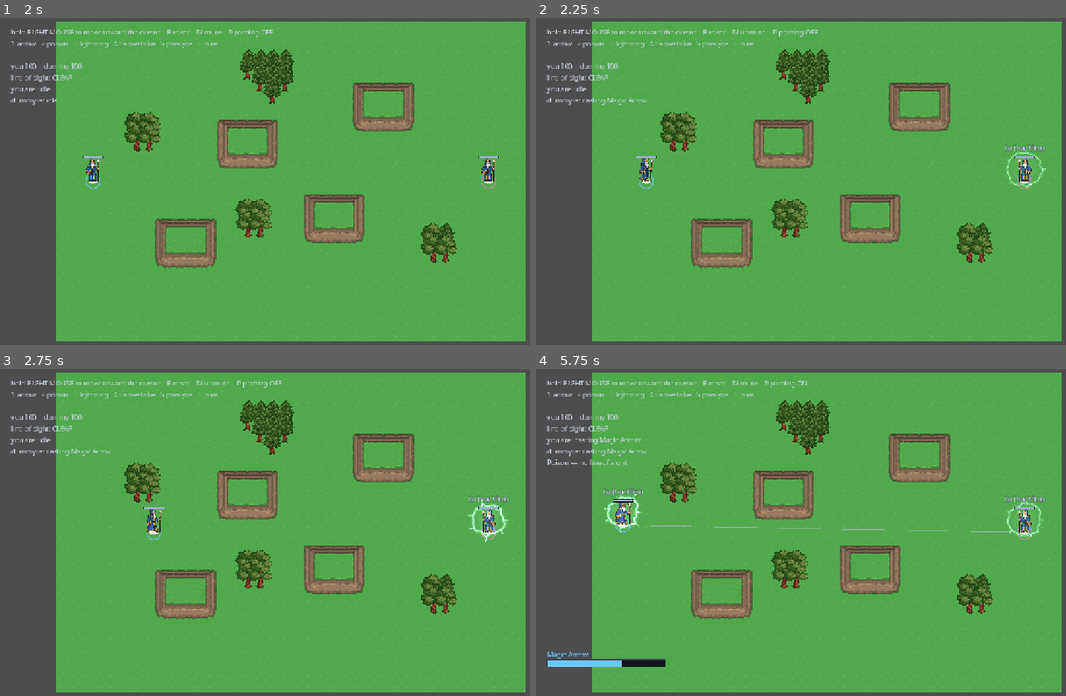
Above: before the commit, frames 1-4 (two rows, left to right).
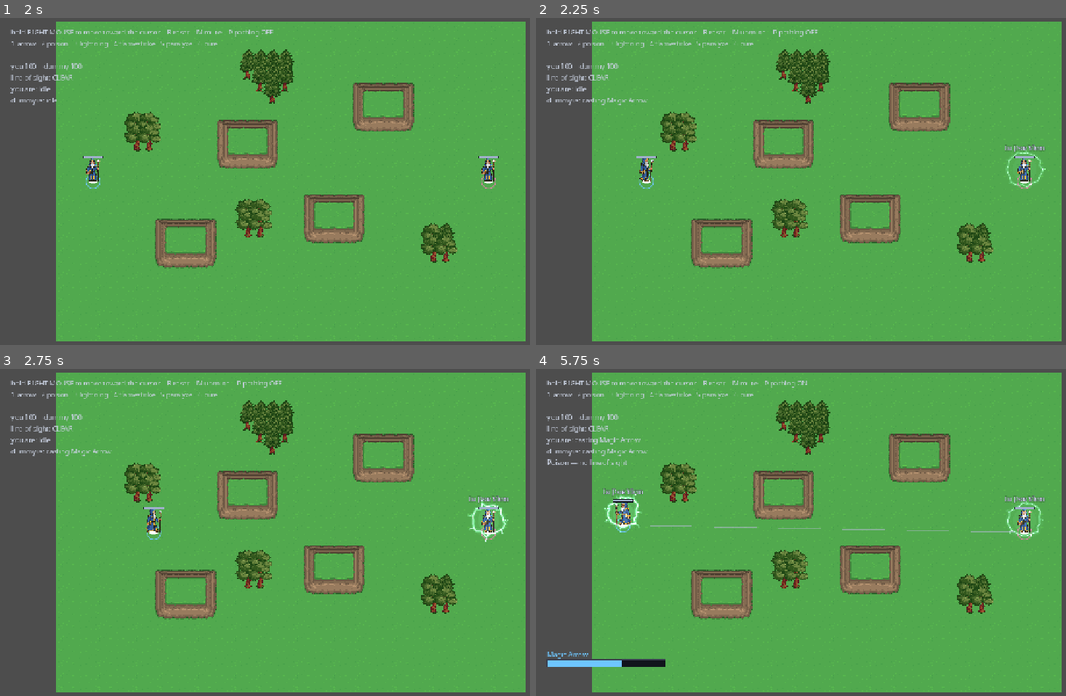
Above: after the commit, the same moments.

Repository: sirdeaz/uo-arena
Game: Godot game, scene res://autoload/boot.tscn
Same seed, same stepped clock (60 frames per second), same inputs: the game is played once before the commit and once after it.
Inputs (mouse positions are in pixels of both pictures, inside the frame that each line leads up to):
- Up to frame 1 (2 s): click (137, 132) at 0.52 s; type "Alex" at 0.6 s; click "Offline practice" at 1.25 s
- Up to frame 2 (2.25 s): tap Enter at 2 s; move the mouse to (954, 165) at 2.02 s; hold D from 2.03 s (still down); tap M at 2.1 s; click (954, 165) at 2.17 s
- Up to frame 3 (2.75 s): keep holding D
- Up to frame 4 (5.75 s): move the mouse to (710, 548) at 2.77 s; release D at 2.78 s; hold S 2.78-3.53 s; tap one key every 0.75 s from 2.85 s: R P 2 1; move the mouse to (885, 460) at 3.52 s; hold D 3.53-4.28 s; move the mouse to (795, 597) at 4.27 s; hold W 4.28-5.03 s; click (795, 597) at 4.42 s; move the mouse to (1002, 581) at 5.02 s; hold A from 5.03 s (still down)

Frame 1 is identical in both runs. In frame 2, 0.1% of the frame differs, in the area x 90-94%, y 42-50%; in frame 3, 0.1%; in frame 4, 0.3%, in the area x 14-94%, y 40-50%.

Commit message:
Facing follows travel direction only, never a cast target (#158)
A caster used to turn to face its selected target for the duration of a cast,
overriding whichever way it was actually moving — sidestepping or backing off mid-cast
made the sprite visibly spin to keep facing the opponent. Facing is now always
Fighter.facing_for(travelled, previous), the same rule for the local fighter and every
remote one, so heading_for, aim_at and the aim-tracking plumbing in arena_client.gd and
the local practice harness are gone along with it.

Co-Authored-By: Claude Sonnet 5 <noreply@anthropic.com>

Diff:
--- a/client/scenes/arena_client.gd
+++ b/client/scenes/arena_client.gd
@@ -203,7 +203,6 @@
 
 func _physics_process(_delta: float) -> void:
 	_send_input()
-	_update_aim()
 	_update_camera()
 	_update_hud()
 	_sight_line.queue_redraw()
@@ -216,20 +215,6 @@
 	var fighter := _local_fighter()
 	var focus := fighter.position if fighter != null else map.bounds().get_center()
 	_stage.follow_camera(focus, map.bounds())
-
-
-## Turns you toward whoever you have selected. Only the local client knows its own
-## target — a snapshot carries positions and state, never intent — so this is set here,
-## and every remote fighter falls back to facing the way it is travelling.
-func _update_aim() -> void:
-	var fighter := _local_fighter()
-	if fighter == null:
-		return
-	if _fighters.has(_target_peer):
-		var target: Fighter = _fighters[_target_peer]
-		fighter.aim_at(target.position)
-	else:
-		fighter.aim_at(null)
 
 
 ## Sent every physics tick, unconditionally — not just on change plus an occasional
--- a/client/scenes/fighter.gd
+++ b/client/scenes/fighter.gd
@@ -204,13 +204,6 @@
 ## has no velocity of its own. It is held rather than reset when a fighter stops, so
 ## standing still leaves you facing the way you were last going.
 var _facing: Facing = Facing.DOWN
-
-## Who this fighter is casting at, when anyone knows. A caster turns to face their
-## target — standing still and throwing a flamestrike over your shoulder reads as a
-## bug — and only the local client knows its own target, so this is set rather than
-## inferred. Null leaves the heading to movement, which is what every remote fighter
-## falls back to.
-var _aim_at: Variant = null
 var _burst_remaining: float = 0.0
 var _burst_color: Color = Color.WHITE
 var _burst_expands: bool = true
@@ -800,26 +793,6 @@
 	return Facing.DOWN if direction.y > 0.0 else Facing.UP
 
 
-## Which heading to show, given everything the client knows about a fighter this frame.
-##
-## A caster faces what they are casting at; everyone else faces where they are going. Aim
-## wins because it is the more deliberate act: a mage side-stepping behind a tent while
-## throwing a spell down the lane is pointing at the spell, not at the tent.
-##
-## `aim` is `null` for every fighter nobody has named a target to — a snapshot carries
-## positions and state, never intent, so every remote body falls back to travel and a
-## remote mage casting on the spot faces wherever it last walked. That is the known cost
-## of deriving heading client-side instead of paying for a ninth slot in the record; it
-## is written down in `docs/sprite-pipeline-readiness.md` rather than hidden here.
-static func heading_for(
-	casting: bool, aim: Variant, from: Vector2, travelled: Vector2, previous: Facing
-) -> Facing:
-	if casting and aim != null:
-		var at: Vector2 = aim
-		return facing_for(at - from, previous)
-	return facing_for(travelled, previous)
-
-
 ## The speed `animation_for` should judge WALK/IDLE against, given where this body
 ## actually was, where its own prediction (or lack of one) put it, and where it ended
 ## up after any server correction.
@@ -1001,27 +974,15 @@
 	)
 
 
-## Turns this fighter toward whatever it is casting at, or back to its heading of
-## travel. Called by whoever knows the target; `null` gives movement the say again.
-func aim_at(target: Variant) -> void:
-	_aim_at = target
-
-
 ## Which way this fighter is pointing. Public so a test can read it without drawing.
 func facing() -> Facing:
 	return _facing
 
 
-## Hands the frame's facts to `heading_for` above and keeps the answer. The decision
+## Hands the frame's travel to `facing_for` above and keeps the answer. The decision
 ## itself is a static, callable without a scene tree — see the section above.
 func _update_facing(travelled: Vector2) -> void:
-	_facing = heading_for(
-		combatant.entity_state.current_state == EntityState.State.CASTING,
-		_aim_at,
-		global_position,
-		travelled,
-		_facing
-	)
+	_facing = facing_for(travelled, _facing)
 
 
 ## Status, health and speech, above the character rather than on it.
--- a/client/scenes/local_test.gd
+++ b/client/scenes/local_test.gd
@@ -90,18 +90,9 @@
 
 func _process(delta: float) -> void:
 	_run_dummy(delta)
-	_update_aim()
 	_stage.follow_camera(player.position, map.bounds())
 	_update_hud()
 	_sight_line.queue_redraw()
-
-
-## Both fighters know exactly who they are throwing at here, so both turn to face it.
-## Offline that is free — there is one opponent each — and it is what makes the practice
-## harness show the same heading a real duel will.
-func _update_aim() -> void:
-	player.aim_at(dummy.position)
-	dummy.aim_at(player.position)
 
 
 func _run_dummy(delta: float) -> void:
--- a/tests/test_fighter_sprite.gd
+++ b/tests/test_fighter_sprite.gd
@@ -124,58 +124,15 @@
 	assert_eq(facing, RIGHT, "and land on the axis the sweep actually ended on")
 
 
-# ── Heading, once aim is in the picture ───────────────────────────────────────────
-
-
-func test_a_caster_turns_toward_what_they_are_casting_at() -> void:
-	# Standing still and throwing a flamestrike over your shoulder reads as a bug.
-	assert_eq(
-		Fighter.heading_for(true, Vector2(400, 0), Vector2.ZERO, Vector2.ZERO, LEFT),
-		RIGHT,
-		"a caster should face their target even when their feet are not moving"
-	)
-
-
-func test_aim_beats_travel_while_casting() -> void:
-	# The deliberate act wins: a mage side-stepping behind a tent while throwing a spell
-	# down the lane is pointing at the spell, not at the tent.
-	assert_eq(
-		Fighter.heading_for(
-			true, Vector2(-400, 0), Vector2.ZERO, Vector2(0, 40), DOWN
-		),
-		LEFT,
-		"walking one way while casting another should point at the spell"
-	)
-
-
-func test_aim_says_nothing_when_you_are_not_casting() -> void:
-	assert_eq(
-		Fighter.heading_for(
-			false, Vector2(-400, 0), Vector2.ZERO, Vector2(0, 40), UP
-		),
+func test_casting_does_not_change_which_way_you_face() -> void:
+	# #158: a caster used to turn toward its target regardless of where its feet were
+	# going, which read as a bug — standing still and throwing a flamestrike over your
+	# shoulder. Facing has exactly one input now: `facing_for` takes travel and nothing
+	# else, so a mage casting one way while walking another faces the way they walk.
+	assert_eq(
+		Fighter.facing_for(Vector2(0, 40), LEFT),
 		DOWN,
-		"having a target selected must not turn you while you are simply walking"
-	)
-
-
-func test_a_fighter_with_no_target_falls_back_to_where_it_is_going() -> void:
-	# Every remote body is this case: a snapshot carries positions and state, never who
-	# anyone is aiming at.
-	assert_eq(
-		Fighter.heading_for(true, null, Vector2.ZERO, Vector2(0, -40), DOWN),
-		UP,
-		"a fighter nobody named a target to should still face the way it travels"
-	)
-
-
-func test_casting_at_your_own_feet_does_not_spin_you() -> void:
-	# Targets and casters overlap when two mages close; a zero-length aim says nothing.
-	assert_eq(
-		Fighter.heading_for(
-			true, Vector2(80, 80), Vector2(80, 80), Vector2.ZERO, RIGHT
-		),
-		RIGHT,
-		"a target standing on top of you must not decide which way you point"
+		"walking down while casting at a target to your left should still face down"
 	)
 
 
Not shown, changed: docs/sprite-pipeline-readiness.md
